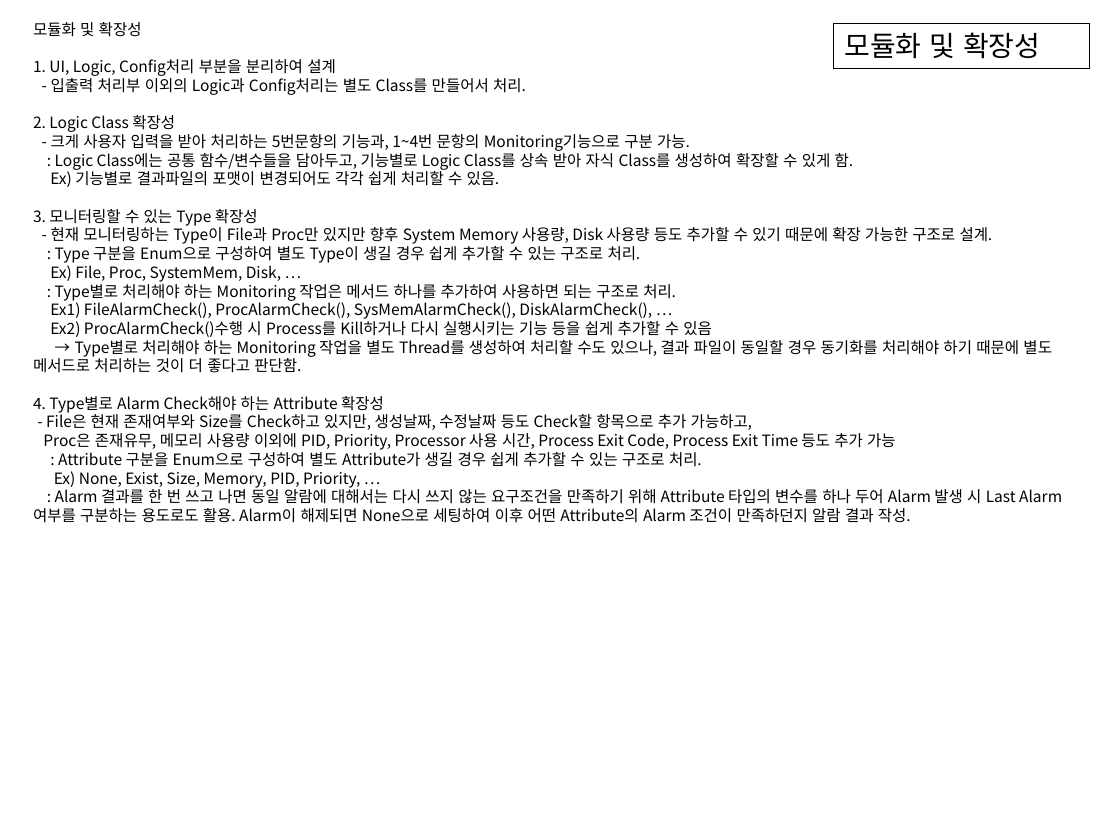
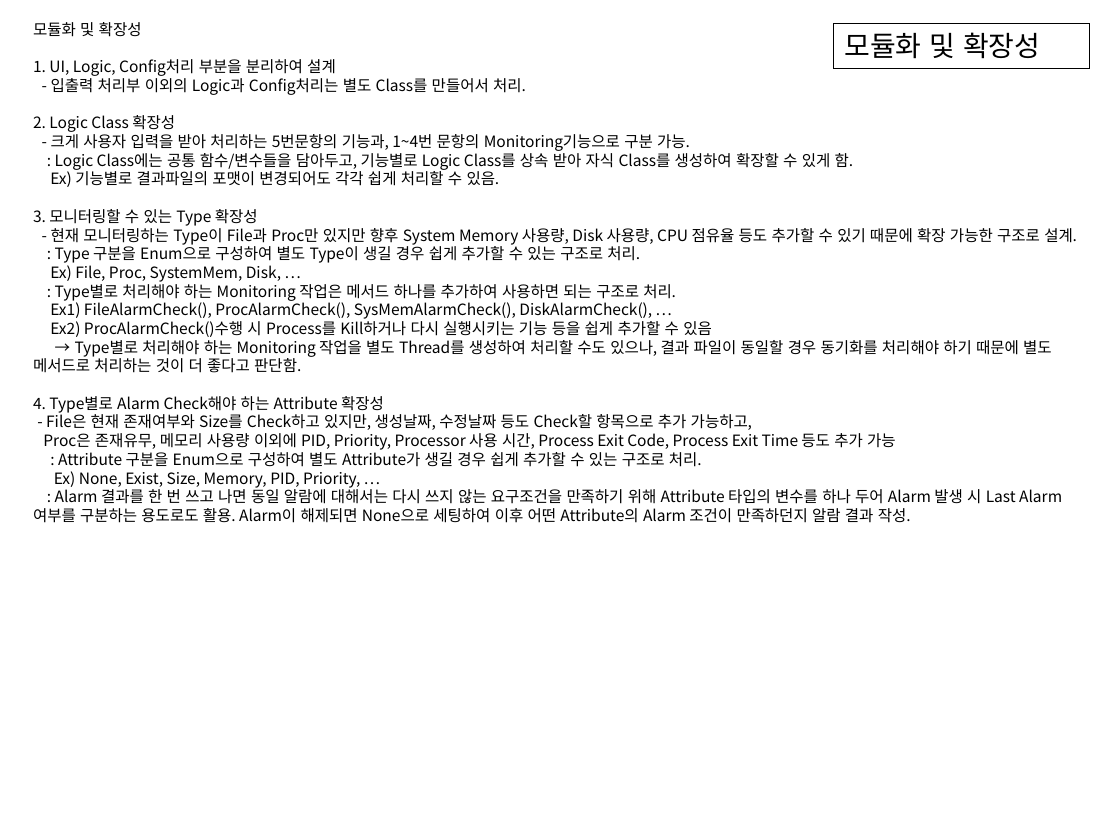
Before and after one commit to ambidext/CS_ConsoleGit, a slide deck: slide 16 of Monitoring/fc.pptx (slide 12 before the commit). Drawn at 1120x840 pixels with LibreOffice and Linux fonts; fonts in the diff are those of the drawing. Boxes give left, top, right and bottom in pixels: in the first picture for what was removed or moved away, otherwise in the second. Text is boxed around its words. In the diff, an @@ line names an element or a change of style, - is before the commit and + after.

```diff
--- a/Monitoring/fc.pptx
+++ b/Monitoring/fc.pptx
@@ text at (33, 59, 1077, 373): text changed @@
-1. UI, Logic, Config처리 부분을 분리하여 설계
-- 입출력 처리부 이외의 Logic과 Config처리는 별도 Class를 만들어서 처리.
-2. Logic Class 확장성
-- 크게 사용자 입력을 받아 처리하는 5번문항의 기능과, 1~4번 문항의 Monitoring기능으로 구분 가능.
-: Logic Class에는 공통 함수/변수들을 담아두고, 기능별로 Logic Class를 상속 받아 자식 Class를 생성하여 확장할 수 있게 함.
-Ex) 기능별로 결과파일의 포맷이 변경되어도 각각 쉽게 처리할 수 있음.
-3. 모니터링할 수 있는 Type 확장성
-- 현재 모니터링하는 Type이 File과 Proc만 있지만 향후 System Memory 사용량, Disk 사용량 등도 추가할 수 있기 때문에 확장 가능한 구조로 설계.
-: Type 구분을 Enum으로 구성하여 별도 Type이 생길 경우 쉽게 추가할 수 있는 구조로 처리.
-Ex) File, Proc, SystemMem, Disk, …
-: Type별로 처리해야 하는 Monitoring 작업은 메서드 하나를 추가하여 사용하면 되는 구조로 처리.
-Ex1) FileAlarmCheck(), ProcAlarmCheck(), SysMemAlarmCheck(), DiskAlarmCheck(), …
-Ex2) ProcAlarmCheck()수행 시 Process를 Kill하거나 다시 실행시키는 기능 등을 쉽게 추가할 수 있음
-→ Type별로 처리해야 하는 Monitoring 작업을 별도 Thread를 생성하여 처리할 수도 있으나, 결과 파일이 동일할 경우 동기화를 처리해야 하기 때문에 별도 메서드로 처리하는 것이 더 좋다고 판단함.
+1. UI, Logic, Config처리 부분을 분리하여 설계
+- 입출력 처리부 이외의 Logic과 Config처리는 별도 Class를 만들어서 처리.
+2. Logic Class 확장성
+- 크게 사용자 입력을 받아 처리하는 5번문항의 기능과, 1~4번 문항의 Monitoring기능으로 구분 가능.
+: Logic Class에는 공통 함수/변수들을 담아두고, 기능별로 Logic Class를 상속 받아 자식 Class를 생성하여 확장할 수 있게 함.
+Ex) 기능별로 결과파일의 포맷이 변경되어도 각각 쉽게 처리할 수 있음.
+3. 모니터링할 수 있는 Type 확장성
+- 현재 모니터링하는 Type이 File과 Proc만 있지만 향후 System Memory 사용량, Disk 사용량, CPU 점유율 등도 추가할 수 있기 때문에 확장 가능한 구조로 설계.
+: Type 구분을 Enum으로 구성하여 별도 Type이 생길 경우 쉽게 추가할 수 있는 구조로 처리.
+Ex) File, Proc, SystemMem, Disk, …
+: Type별로 처리해야 하는 Monitoring 작업은 메서드 하나를 추가하여 사용하면 되는 구조로 처리.
+Ex1) FileAlarmCheck(), ProcAlarmCheck(), SysMemAlarmCheck(), DiskAlarmCheck(), …
+Ex2) ProcAlarmCheck()수행 시 Process를 Kill하거나 다시 실행시키는 기능 등을 쉽게 추가할 수 있음
+→ Type별로 처리해야 하는 Monitoring 작업을 별도 Thread를 생성하여 처리할 수도 있으나, 결과 파일이 동일할 경우 동기화를 처리해야 하기 때문에 별도 메서드로 처리하는 것이 더 좋다고 판단함.
```
Also in this commit, not shown: 4 other slides changed, 3 slides added, 1 slide removed, 6 other files.
